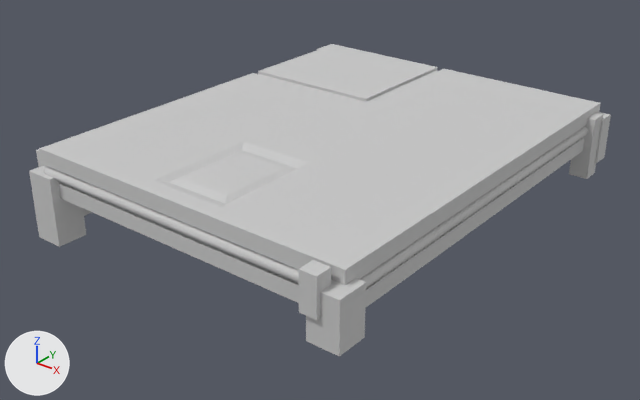
Renders of the FBX model Assets/Models/Environnement/HOLD_Asset/OBJ_Platform_2.fbx from each side of a commit.
Rendered twice from a 50 mm camera at (11.28, -14.73, 7.11) aimed at (-0.12, -0.49, -1.72). The axes (+X, +Y, +Z) are drawn at lower left. The lights are the same throughout. Where no turn or scale is listed for an object, it has been applied to the vertices.

Before the edit, the objects in view are built like this:
```python
me_mesh = bpy.data.meshes.new('Mesh')
me_mesh.from_pydata(...)  # 508 vertices, 435 faces; spans x -4.37..4.24, y -5.49..5.26, z -2.39..0.04
me_mesh.materials.append(mat_material__36)  # light grey #cacaca
ob_obj_platform_2 = bpy.data.objects.new('OBJ_Platform_2', me_mesh)
ob_obj_platform_2.location = (0.0, 0.0, 0.0)
```
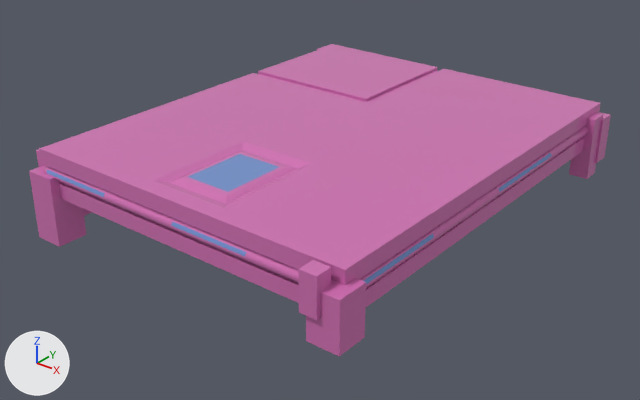
Where the newer file only moved an object's origin or applied its transform, the numbers keep the older frame.

Changed parts and their boxes (x1, y1, x2, y2) in the pictures (640 x 400 px):
part 1 of me_mesh, recoloured (grey to pink): (29, 44, 611, 357) in both
part 2 of me_mesh, recoloured (grey to blue): (46, 154, 434, 284) in both
part 3 of me_mesh, recoloured (grey to blue): (498, 153, 552, 192) in both

Diff of the bpy script that builds the scene:
```diff
--- a/Assets/Models/Environnement/HOLD_Asset/OBJ_Platform_2.fbx.py
+++ b/Assets/Models/Environnement/HOLD_Asset/OBJ_Platform_2.fbx.py
@@ mat_emissive @@
+mat_emissive = principled_material('Emissive')
+mat_emissive.base_color = (0.165, 0.282, 0.612)  # blue #7191cd
+mat_emissive.roughness = 0.0
@@ mat_base @@
+mat_base = principled_material('Base')
+mat_base.base_color = (0.635, 0.165, 0.451)  # pink #d171b3
+mat_base.roughness = 0.0
@@ me_mesh @@
 me_mesh.from_pydata(...)  # 508 vertices, 435 faces; spans x -4.37..4.24, y -5.49..5.26, z -2.39..0.04
 # used by ob_obj_platform_2; location = (0.0, 0.0, 0.0)
+# me_mesh part 1: 418 of the faces centred in x -4.37..4.24, y -5.49..5.26, z -2.39..0.04 switch from mat_material__36 (light grey #cacaca) to mat_base (pink #d171b3)
+# me_mesh part 2: 9 of the faces centred in x -4.05..4.05, y -5.05..-1.2, z -0.46..0.0 switch from mat_material__36 (light grey #cacaca) to mat_emissive (blue #7191cd)
+# me_mesh part 3: 2 of the faces centred in x 4.03..4.05, y 1.2, z -0.46..-0.43 switch from mat_material__36 (light grey #cacaca) to mat_emissive (blue #7191cd)
```
